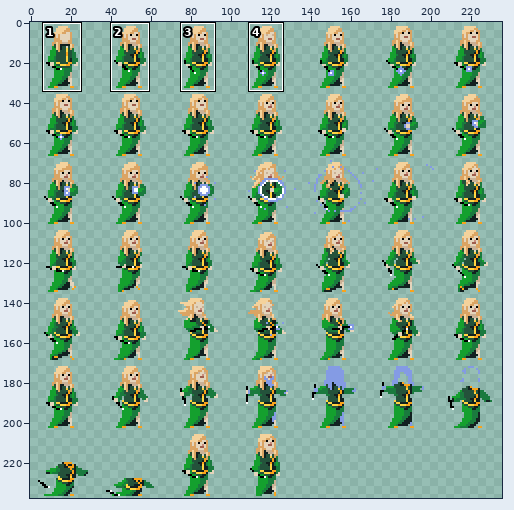
One commit to this sprite sheet: Assets/Art/Sprites/wizard/wizard.png. Above, an overview of the earlier version with the close-up marked.
Close-up. Old version:
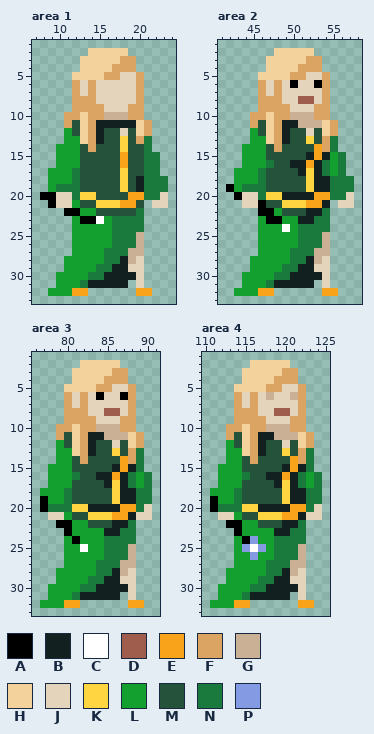
The file is 238x238 pixels. Shown: area 1: x 7..24, y 1..33; area 2: x 41..58, y 1..33; area 3: x 76..91, y 1..33; area 4: x 110..125, y 1..33. The wide view leaves out empty margins. The commit also changed other parts of the picture, which this record leaves out.
Palette (. is transparent): A #000000  B #122020  C #ffffff  D #9f5d4d  E #f9a31b  F #dba463  G #cab196  H #f4d29c  J #e4d4bb  K #ffd541  L #14a02e  M #24523b  N #1a7a3e  P #849be4
Pixels before, area 1, first column x 8:
 2 ......HHHHH.....
 3 .....HHHHHFF....
 4 .....HHHHFFF....
 5 ....HHHHFFJJF...
 6 ....FJFJJJJJF...
 7 ....FJFJJJJJF...
 8 ....FFFJJJJJF...
 9 ....FFFFJJJFF...
10 ...FFHFFGGGFF...
11 ...FMHFBBBBBHF..
12 ...LMHFBMMJMHF..
13 ...LLHFBMMKMFN..
14 ..LLLMFMMMKMMN..
15 ..LLLMMMMMEMMNN.
16 ..LLLMMMMMEMMNN.
17 .LLLNMMMMMKMMNN.
18 .LLLNMMMMMKMBNNN
19 .LNNNMMMMMKMBNNN
20 AAJJNKKMMMMEENNJ
21 .AJJLMMKKKEEM.JJ
22 ...AALLMMMMMN...
23 ....LAACLNNNN...
24 ....LLLLLNNNN...
25 ....LLLLLNNNG...
26 ....LLLLLNNNG...
27 ....LLLLNNNGG...
28 ...LLLLLNNBGJ...
29 ...LLLLNNBBJJ...
30 ..LLLLNNBBBBJ...
31 ..LLLNBBBBB.J...
32 .LLLEE......EE..
Pixels before, area 2, first column x 42:
 2 ......HHHHH.....
 3 .....HHHHHFF....
 4 .....HHHHFFF....
 5 ....HHHHFFJJF...
 6 ....FJFJAJJAF...
 7 ....FJFJJJJJF...
 8 ....FFFJJDDJF...
 9 ....FFFFJJJFF...
10 ...FFHFFGGGFF...
11 ...FMHFBBGGGHF..
12 ...LMHFBMMJMHF..
13 ...LLHFBMMKMFN..
14 ..LLLMFMMMMEFN..
15 ..LLLMMMMMBEBLN.
16 ..LLLNMMBBEBNLN.
17 .LLLNMMMMBKBNLN.
18 .LLLNMMMMMKBBNNN
19 ALNNNMMMMMKBBNNN
20 .AJJNKKBBBBEENNJ
21 ..JJAMMKKKEEB.JJ
22 ....AALMMMBBN...
23 ....LAALLBBNN...
24 ....LLLCLNNNN...
25 ....LLLLLNNNG...
26 ....LLLLLNNNG...
27 ....LLLLNNNGG...
28 ...LLLLLNNBGJ...
29 ...LLLLNNBBJJ...
30 ..LLLLNNBBBBJ...
31 ..LLLNBBBBB.J...
32 .LLLEE......EE..
Pixels before, area 3, first column x 77:
 2 .....HHHHH....
 3 ....HHHHHFF...
 4 ....HHHHFFF...
 5 ...HHHHFFJJF..
 6 ...FJFJAJJAF..
 7 ...FJFJJJJJF..
 8 ...FFFJJDDJF..
 9 ...FFFFJJJFF..
10 ..FFHFFGGGFF..
11 ..FMHFBBGGGHF.
12 ..LMHFBMMJMHF.
13 ..LLHFBMMKMFN.
14 ..LLMFMMMMEFN.
15 .LLLMMMMMBEBN.
16 .LLLNMMBBEBNLN
17 .LLLMMMMBKBNLN
18 LLLNMMMMMKBBNN
19 ALLNMMMMMKBBNN
20 ANNNKKBBBBEENJ
21 .JJLMMKKKEEBJJ
22 ..AALLMMMBBN..
23 ...ALLLLBBNN..
24 ...LALLLNNNN..
25 ...LLCLLNNNG..
26 ...LLLLLNNNG..
27 ...LLLLNNNGG..
28 ..LLLLLNNBGJ..
29 ..LLLLNNBBJJ..
30 .LLLLNNBBBBJ..
31 .LLLNBBBBB.J..
32 LLLEE......EE.
Pixels before, area 4, first column x 111:
 2 .....HHHHH....
 3 ....HHHHHFF...
 4 ....HHHHFFF...
 5 ...HHHHFFJJF..
 6 ...FJFJGJJGF..
 7 ...FJFJJJJJF..
 8 ...FFFJJDDJF..
 9 ...FFFFJJJFF..
10 ..FFHFFGGGFF..
11 ..FMHFBBGGGHF.
12 ..LMHFBMMJMHF.
13 ..LLHFBMMKMFN.
14 ..LLMFMMMMEFN.
15 .LLLMMMMMBEBN.
16 .LLLNMMBBEBNLN
17 .LLLMMMMBKBNLN
18 LLLNMMMMMKBBNN
19 ALLNMMMMMKBBNN
20 ANNNKKBBBBEENJ
21 .JJLMMKKKEEBJJ
22 ..AALLMMMBBN..
23 ...ALLLLBBNN..
24 ...LAPLLNNNN..
25 ...LPCPLNNNG..
26 ...LLPLLNNNG..
27 ...LLLLNNNGG..
28 ..LLLLLNNBGJ..
29 ..LLLLNNBBJJ..
30 .LLLLNNBBBBJ..
31 .LLLNBBBBB.J..
32 LLLEE......EE.
Once edited:
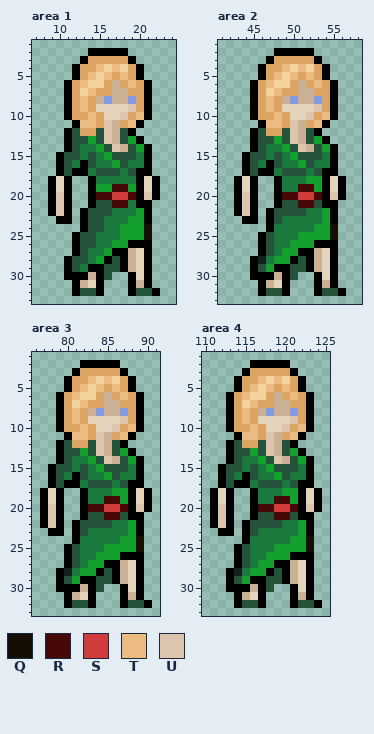
Colours new in this view: Q #140e05  R #470808  S #d03c3c  T #ebbb82  U #dcc5ac
Diff:
Changed rows in their new state; - is an unchanged pixel.
Area 1:
first column x 8:
 2 ------AAAAA-----
 3 -----AFFFF-A----
 4 ----AFFT-TH-A---
 5 ----AFT-T-TFA---
 6 ---A-THHFGFT-A--
 7 ---A-HTFFGGF-A--
 8 ---A-T-GPGGP-A--
 9 ---A-T-J---U-A--
10 ---A-FT-JJU-TA--
11 ---.ATTFUGFTA.--
12 ---A-F-MUGMA..--
13 ---AMMLMUGMLA.--
14 --.AMNNL-UG-LA--
15 --AMMN-NL-M-NA.-
16 --AMNA-NNLMNNA.-
17 -.AMAAN---N-AA.-
18 -AJA..ANNNNNAJA.
19 -AJA..ALLRRLAJA.
20 .-UA..ARRSSRAUA.
21 --UA..AMMRRNAA..
22 -AU-.AM--NNNLA--
23 --AA.-MMN--LLA--
24 ----.AMMN-LLLQ--
25 ----AMMNN-LLLQ--
26 ----AMMNNLLAAA--
27 ----AMNNLAA-JA--
28 ---AMMN-AMA--A--
29 ---AMNAAMMAG-A--
30 --.AAAGAM..A-A--
31 --..AGJA...AGA--
32 -...AMMA---AMMA-
Area 2:
first column x 42:
 2 ------AAAAA-----
 3 -----AFFFF-A----
 4 ----AFFT-TH-A---
 5 ----AFT-T-TFA---
 6 ---A-THHFGFT-A--
 7 ---A-HTFFGGF-A--
 8 ---A-T-GPGGP-A--
 9 ---A-T-J---U-A--
10 ---A-FT-JJU-TA--
11 ---.ATTFU-FTA.--
12 ---A-F-MUGMA..--
13 ---AMMLMUGMLA.--
14 --.AMNNL-UGMLA--
15 --AMMN-NL-MMNA.-
16 --AMNA-NNLMN-A.-
17 -.AMAAN--MNMAA.-
18 -AJA..ANNNLLAJA.
19 .AJA..ANNRRLAJA.
20 --UA..ARRSSRAUA.
21 -AUA..AMMRRMAA..
22 -AUA.-M---NNLA--
23 --AA.-MNNNN-LA--
24 ----.ANNN--LLQ--
25 ----AMNNNLLLLQ--
26 ----AMNN-LLAAA--
27 ----AMN-LAA-JA--
28 ---ABN--AMA--A--
29 ---AM-AAMMAG-A--
30 --.AAAGAM..A-A--
31 --..AGJA...AGA--
32 -...AMMA---AMMA-
Area 3:
first column x 77:
 2 -----AAAAA----
 3 ----AFFFF-A---
 4 ---AFFT-TH-A--
 5 ---AFT-T-TFA--
 6 --A-THHFGFT-A-
 7 --A-HTFFGGF-A-
 8 --A-T-GPGGP-A-
 9 --A-T-J---U-A-
10 --A-FT-JJU-TA-
11 --.ATTFU-FTA.-
12 --A-F-MUGMA..-
13 --AMMLMUGMLA.-
14 --AMNNL-UGMLA-
15 -AMMN-NL-MMNA-
16 -AMNA-NNLMN-A.
17 -AMAAN--MNMAA.
18 AJA..ANNNLLAJA
19 -JA..ANNRRLAJA
20 -UA..ARRSSRAUA
21 AUA..AMMRRMAA.
22 AU-.AM---NNLA-
23 -AA.AMNNNN-LA-
24 ---.-NNN--LLQ-
25 ---AMNNNLLLLQ-
26 ---AMNN-LLAAA-
27 ---AMN-LAA-JA-
28 --ABN--AMA--A-
29 --AM-AAMMAG-A-
30 -.AAAGAM..A-A-
31 -..AGJA...AGA-
32 ...AMMA---AMMA
Area 4:
first column x 111:
 2 -----AAAAA----
 3 ----AFFFF-A---
 4 ---AFFT-TH-A--
 5 ---AFT-T-TFA--
 6 --A-THHFGFT-A-
 7 --A-HTFFGGF-A-
 8 --A-T-GPGGP-A-
 9 --A-T-J---U-A-
10 --A-FT-JJU-TA-
11 --.ATTFU-FTA.-
12 --A-F-MUGMA..-
13 --AMMLMUGMLA.-
14 --AMNNL-UGMLA-
15 -AMMN-NL-MMNA-
16 -AMNA-NNLMN-A.
17 -AMAAN--MNMAA.
18 AJA..ANNNLLAJA
19 -JA..ANNRRLAJA
20 -UA..ARRSSRAUA
21 AUA..AMMRRMAA.
22 AU-.AM---NNLA-
23 -AA.AMNNNN-LA-
24 ---.-NNN--LLQ-
25 ---AMNNNLLLLQ-
26 ---AMNN-LLAAA-
27 ---AMN-LAA-JA-
28 --ABN--AMA--A-
29 --AM-AAMMAG-A-
30 -.AAAGAM..A-A-
31 -..AGJA...AGA-
32 ...AMMA---AMMA
